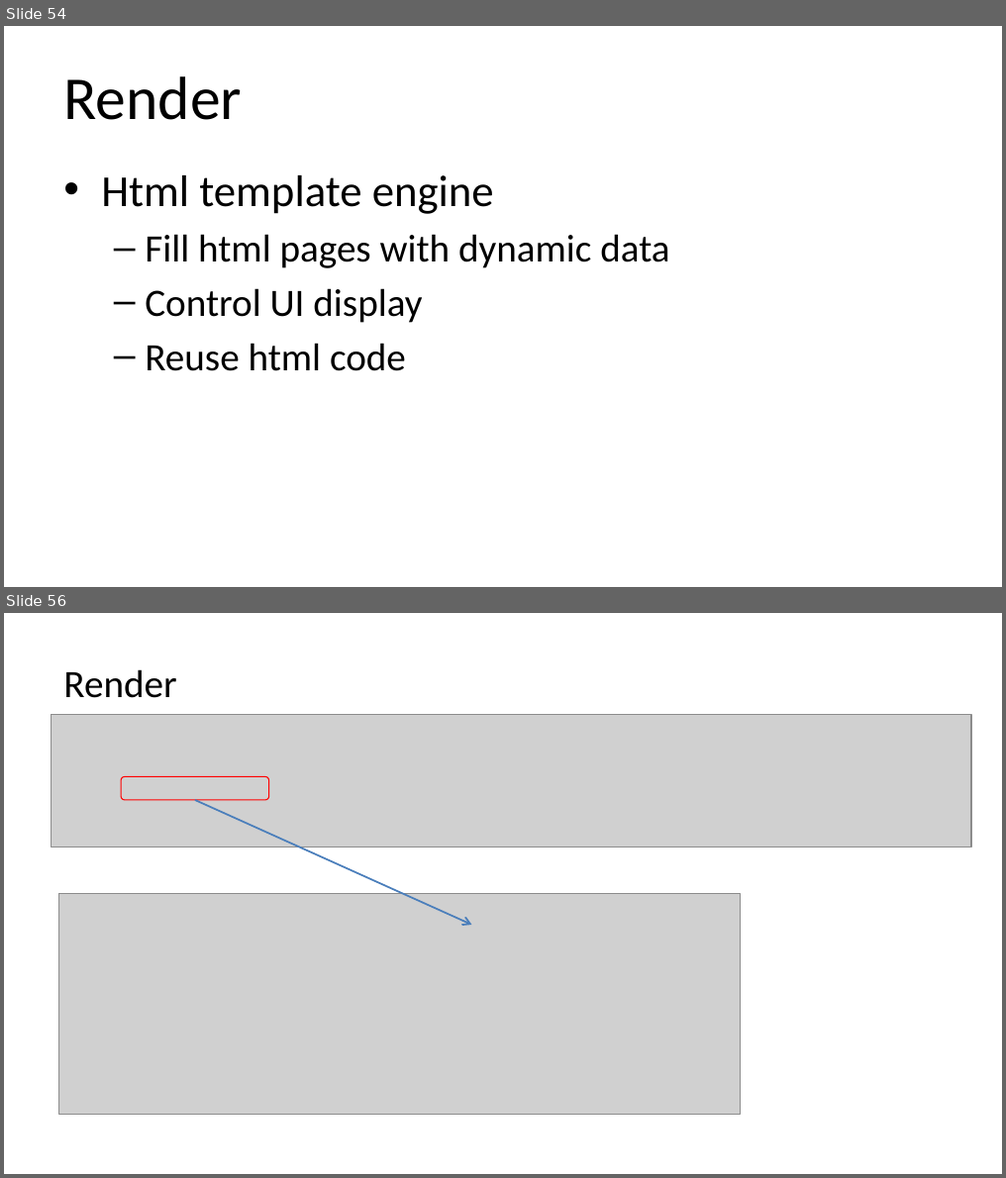
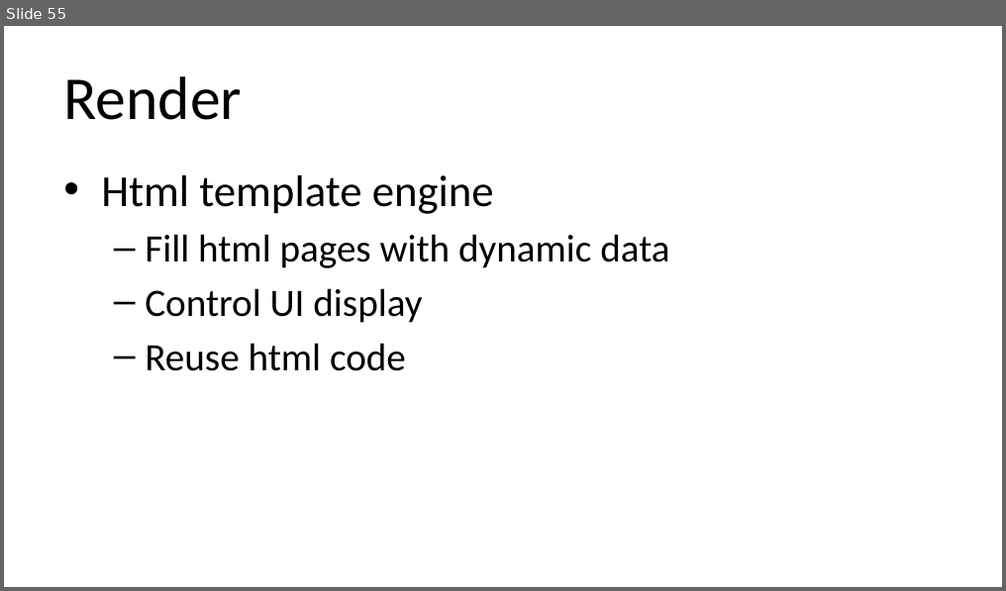
Before and after one commit to qicosmos/cppcon2018, a slide deck: cppcon2018.pptx. Shown one above the other, each under a label of ours: slides 54 and 56 before the commit, slide 55 after it; the slides between them are not shown. The pictures are 1006x1178 and 1006x591 pixels, drawn with LibreOffice and Linux fonts; fonts in the diff are those of the drawing; grey boxes stand for pictures. Boxes give left, top, right and bottom in pixels: in the first picture for what was removed or moved away, otherwise in the second. Text is boxed around its words. In the diff, an @@ line names an element or a change of style, - is before the commit and + after.

```diff
--- a/cppcon2018.pptx
+++ b/cppcon2018.pptx
@@ slide 56 removed at [4,613,1002,1174], background #FFFFFF @@
@@ title removed at [63,669,176,698] @@
-Render
@@ picture removed at [51,715,971,848] @@
@@ rounded rectangle removed at [121,776,268,799] @@
@@ arrow removed from (195, 799) to (472, 926) @@
@@ picture removed at [58,893,741,1114] @@
@@ what was slide 54 is now slide 55 @@
```
Also in this commit, not shown: 2 slides changed, 3 slides added, 1 other slide removed.
